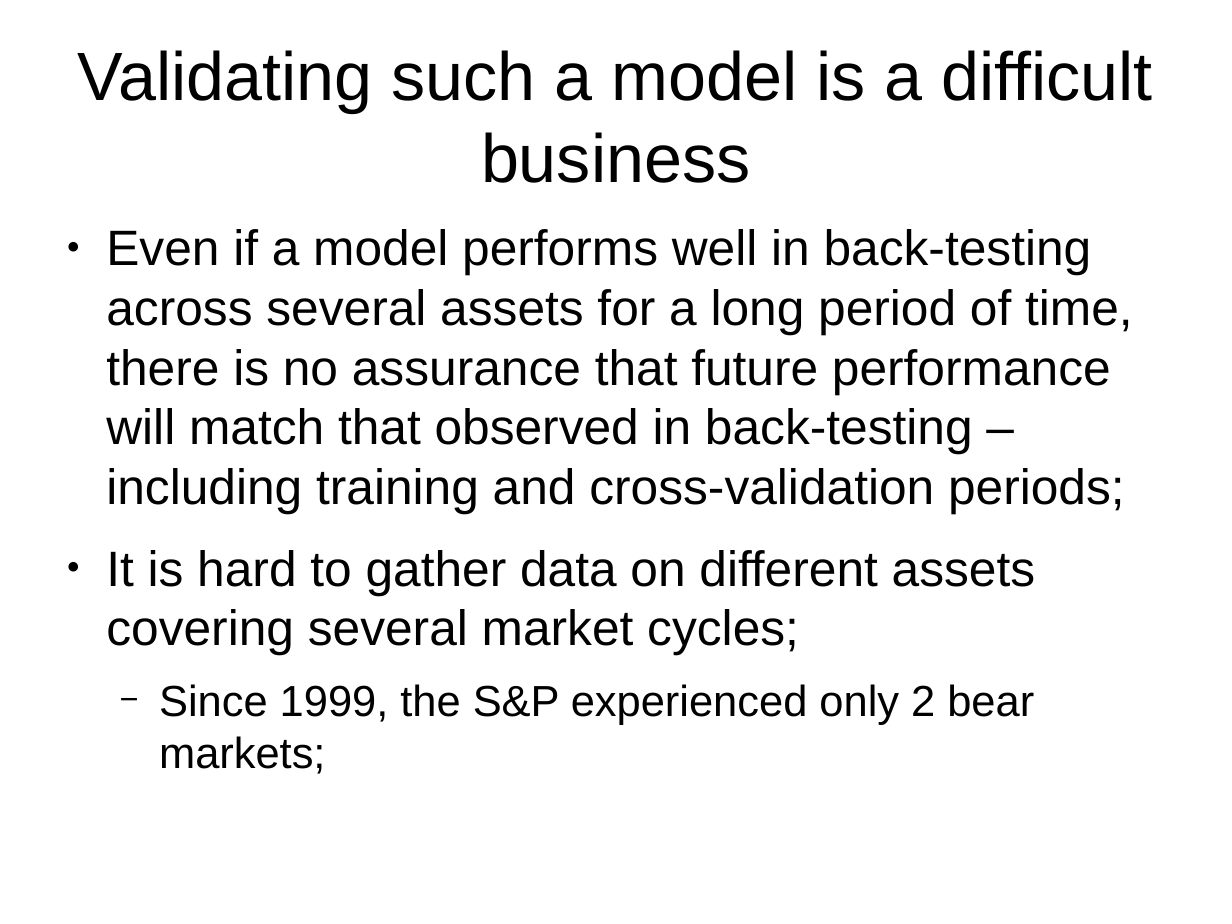
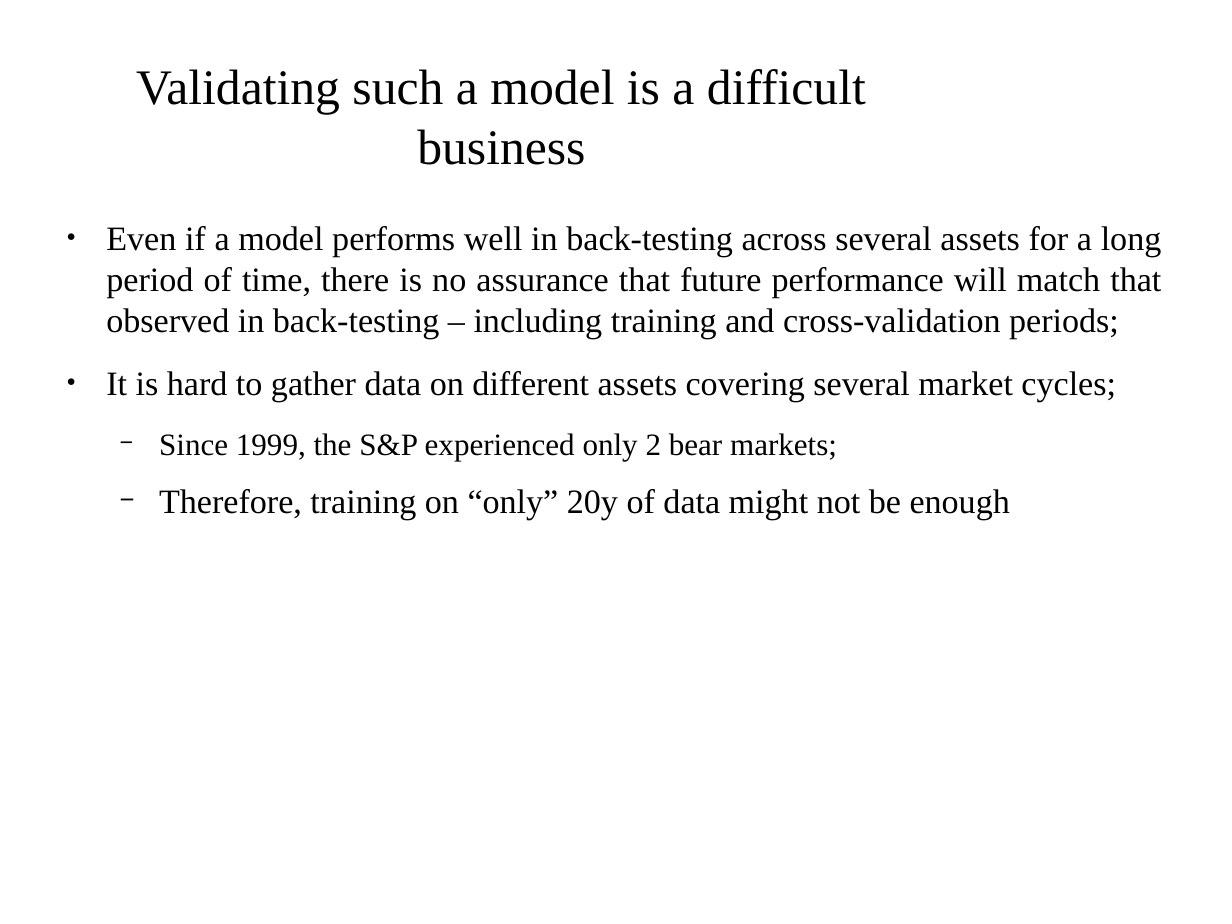
Before and after one commit to bolatroniks/Trading_v2, a slide deck: slide 3 of Alpha Evolution.odp. Drawn at 1232x924 pixels with LibreOffice and Linux fonts; fonts in the diff are those of the drawing; background and template pictures are left out. Boxes give left, top, right and bottom in pixels: in the first picture for what was removed or moved away, otherwise in the second. Text is boxed around its words. In the diff, an @@ line names an element or a change of style, - is before the commit and + after.

```diff
--- a/Alpha Evolution.odp
+++ b/Alpha Evolution.odp
@@ title "Validating such a model is ...": place and size @@
-title "Validating such a model is ..." at (78, 50, 1152, 183)
+title "Validating such a model is ..." at (136, 69, 866, 165)
@@ title "Validating such a model is ..." at (136, 69, 866, 165): size 44 to 32 pt, font Arial to Times New Roman @@
@@ text at (106, 226, 1162, 460): size 32 to 22 pt in "Even if a model performs well in ...", "It is hard to gather data on ..."; font Arial to Times New Roman in "Even if a model performs well in ...", "It is hard to gather data on ...", "Since 1999, the S&P experienced only 2 ..."; size 28 to 20 pt in "Since 1999, the S&P experienced only 2 ..."; alignment left to justified @@
@@ text at (159, 489, 1010, 520): paragraph added @@
+  − Therefore, training on “only” 20y of data might not be enough
```
Also in this commit, not shown: 14 other slides changed, 4 slides added, 2 slides removed, 2 other files.
